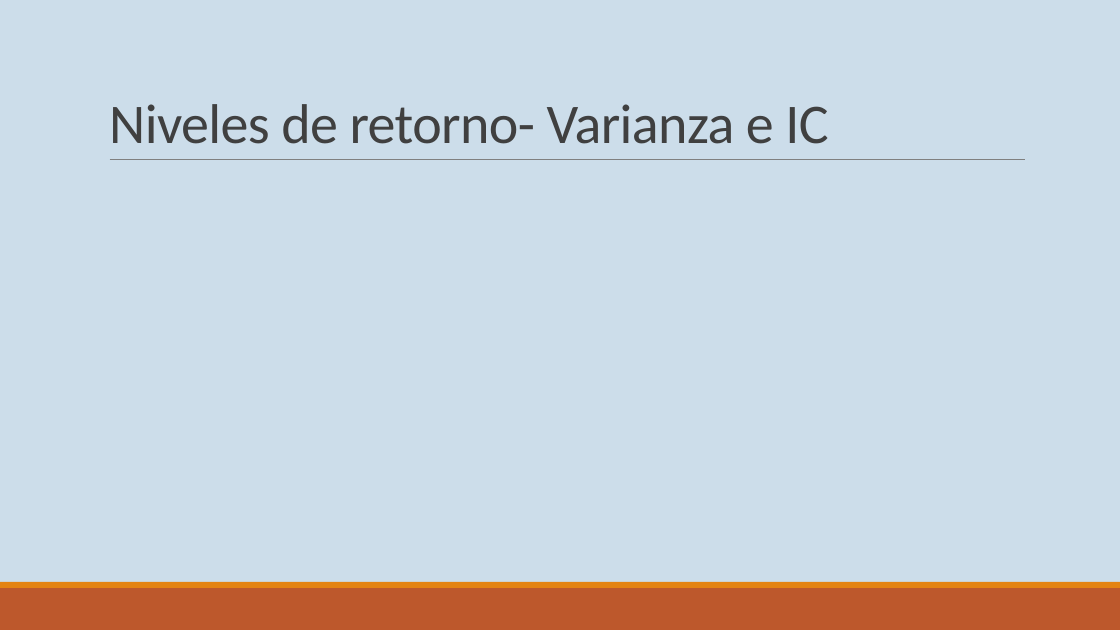
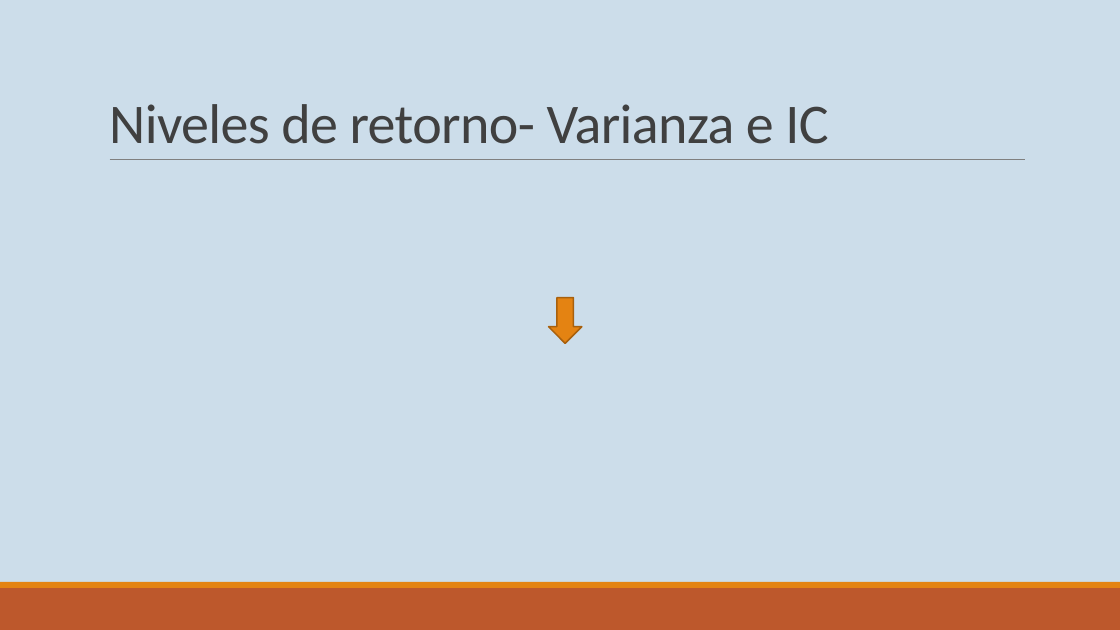
Before and after one commit to carluarevalo/Extreme_value_analysis, a slide deck: slide 20 of TeoriaDeModelos/Teoría.pptx. Drawn at 1120x630 pixels with LibreOffice and Linux fonts; fonts in the diff are those of the drawing; grey boxes stand for pictures. Boxes give left, top, right and bottom in pixels: in the first picture for what was removed or moved away, otherwise in the second. Text is boxed around its words. In the diff, an @@ line names an element or a change of style, - is before the commit and + after.

```diff
--- a/TeoriaDeModelos/Teoría.pptx
+++ b/TeoriaDeModelos/Teoría.pptx
@@ down arrow added at [549, 297, 582, 343], fill #E48312, outline #A9610D 1.25 pt @@
```
Also in this commit, not shown: 1 other file.
